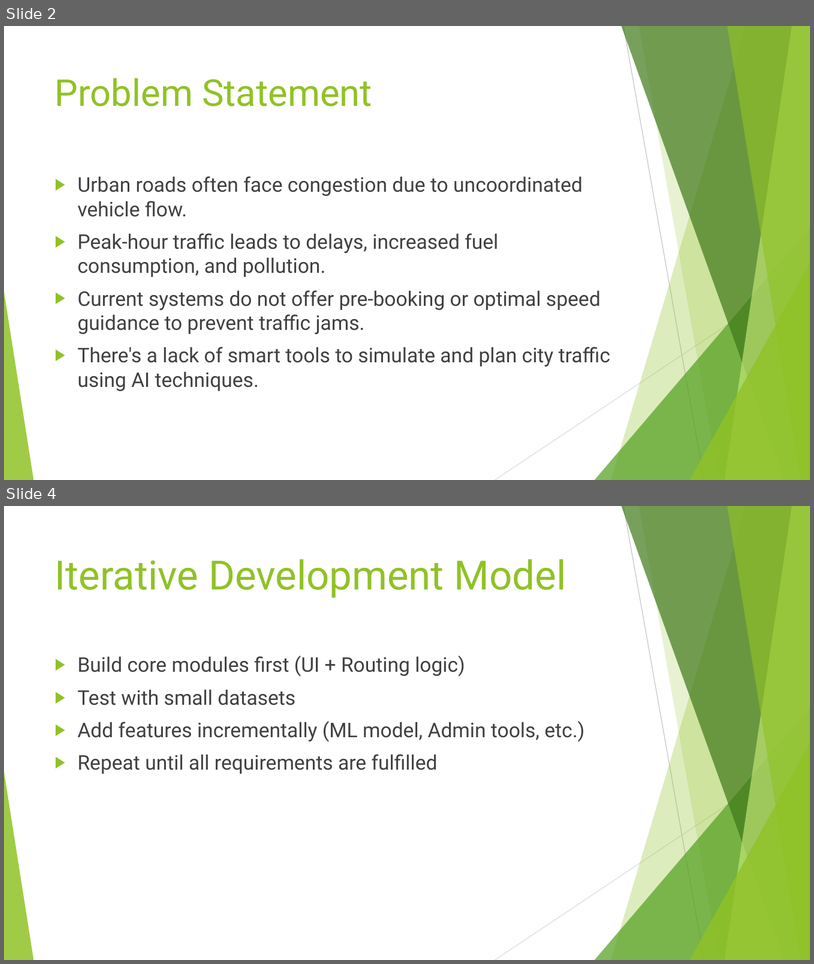
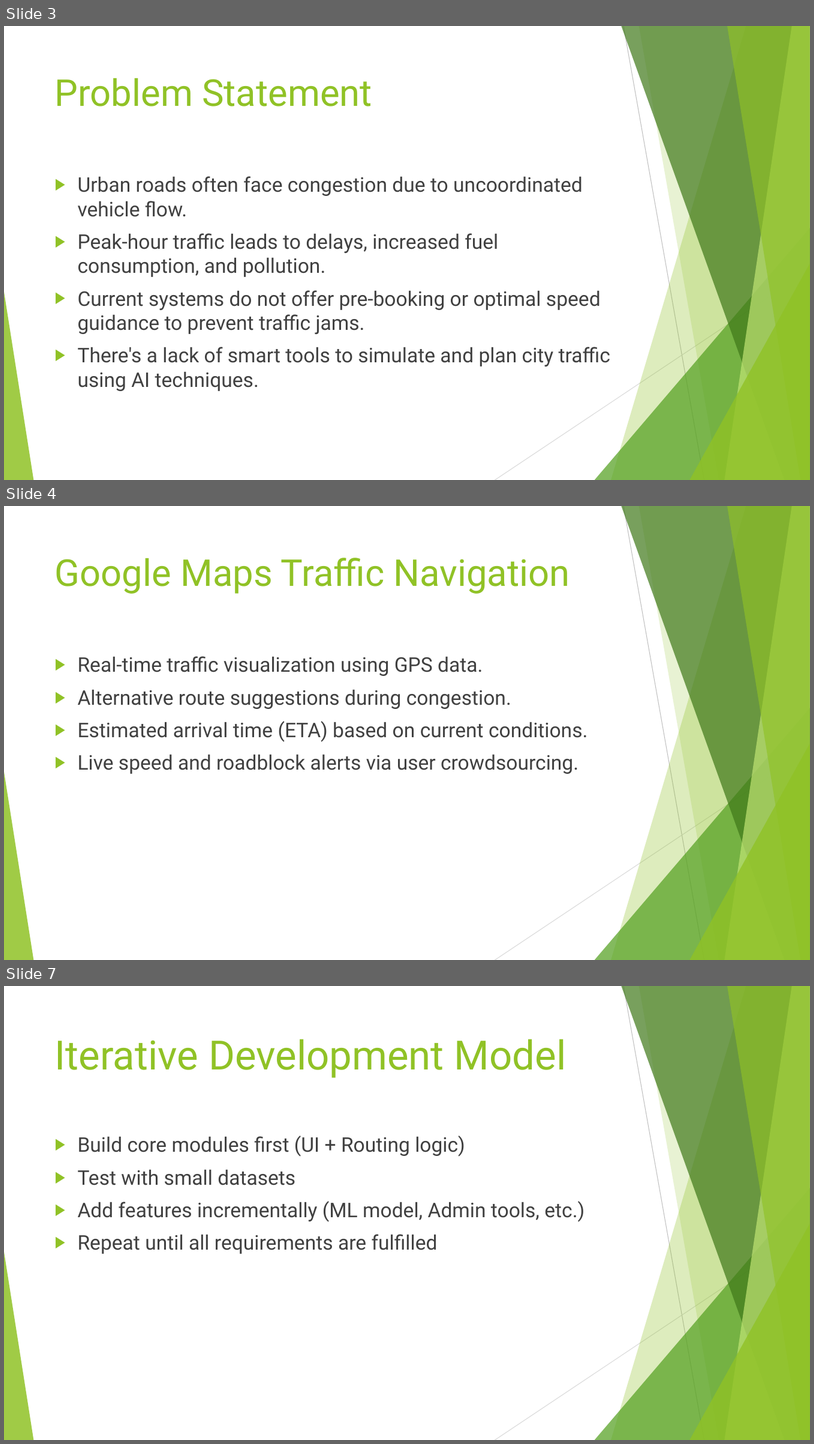
Before and after one commit to sanjaykn8/SE_MiniProject, a slide deck: SE_mp.pptx. Shown one above the other, each under a label of ours: slides 2 and 4 before the commit, slides 3, 4 and 7 after it; the slides between them are not shown. The pictures are 814x964 and 814x1444 pixels, drawn with LibreOffice and Linux fonts; fonts in the diff are those of the drawing. Boxes give left, top, right and bottom in pixels: in the first picture for what was removed or moved away, otherwise in the second. Text is boxed around its words. In the diff, an @@ line names an element or a change of style, - is before the commit and + after.

```diff
--- a/SE_mp.pptx
+++ b/SE_mp.pptx
@@ slide 4 added at (x1=4, y1=506, x2=810, y2=960), background #FFFFFF; not listed: 10 template elements that a slide beside it also shows @@
@@ title added at (x1=55, y1=558, x2=570, y2=594), 44 pt, text #90C226 @@
+Google Maps Traffic Navigation
@@ text added at (x1=78, y1=656, x2=588, y2=774), 24 pt, text #404040 @@
+▶ Real-time traffic visualization using GPS data.
+▶ Alternative route suggestions during congestion.
+▶ Estimated arrival time (ETA) based on current conditions.
+▶ Live speed and roadblock alerts via user crowdsourcing.
@@ what was slide 2 is now slide 3 @@
@@ what was slide 4 is now slide 7 @@
```
Also in this commit, not shown: 3 other slides added, 1 other file.
